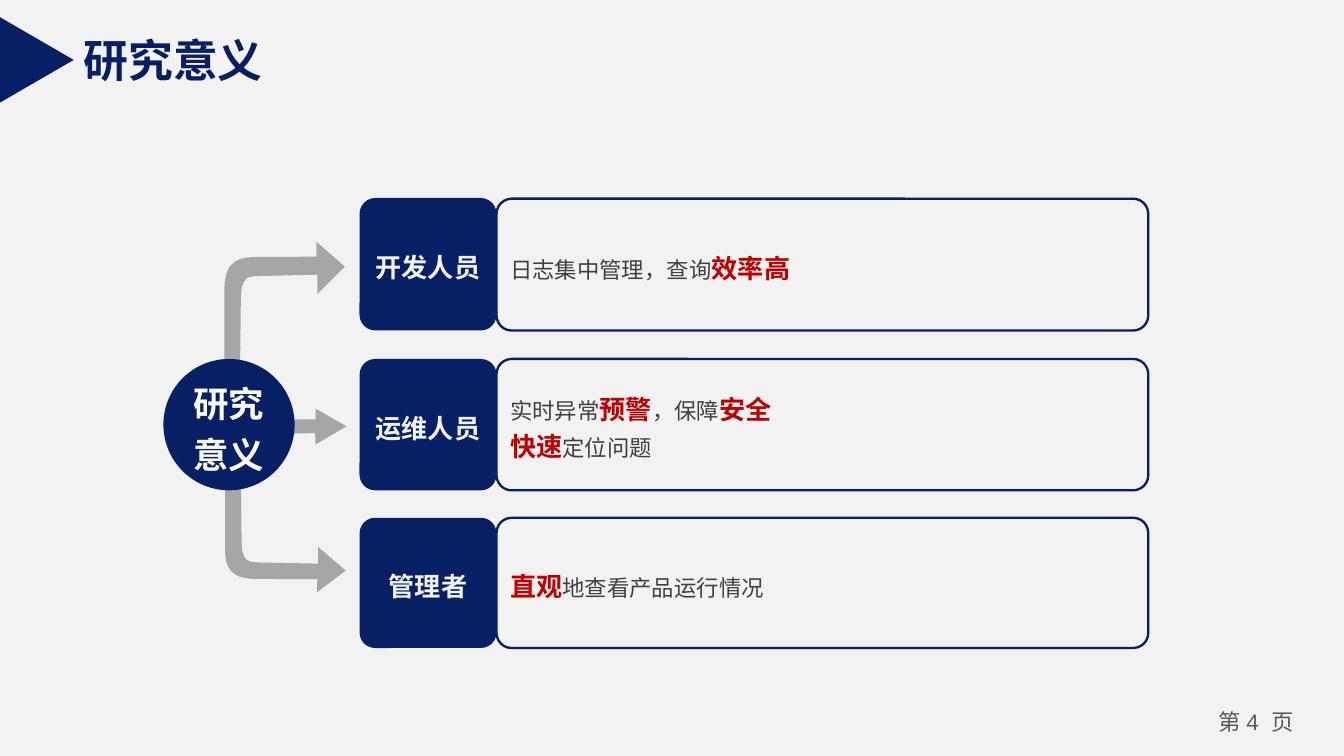
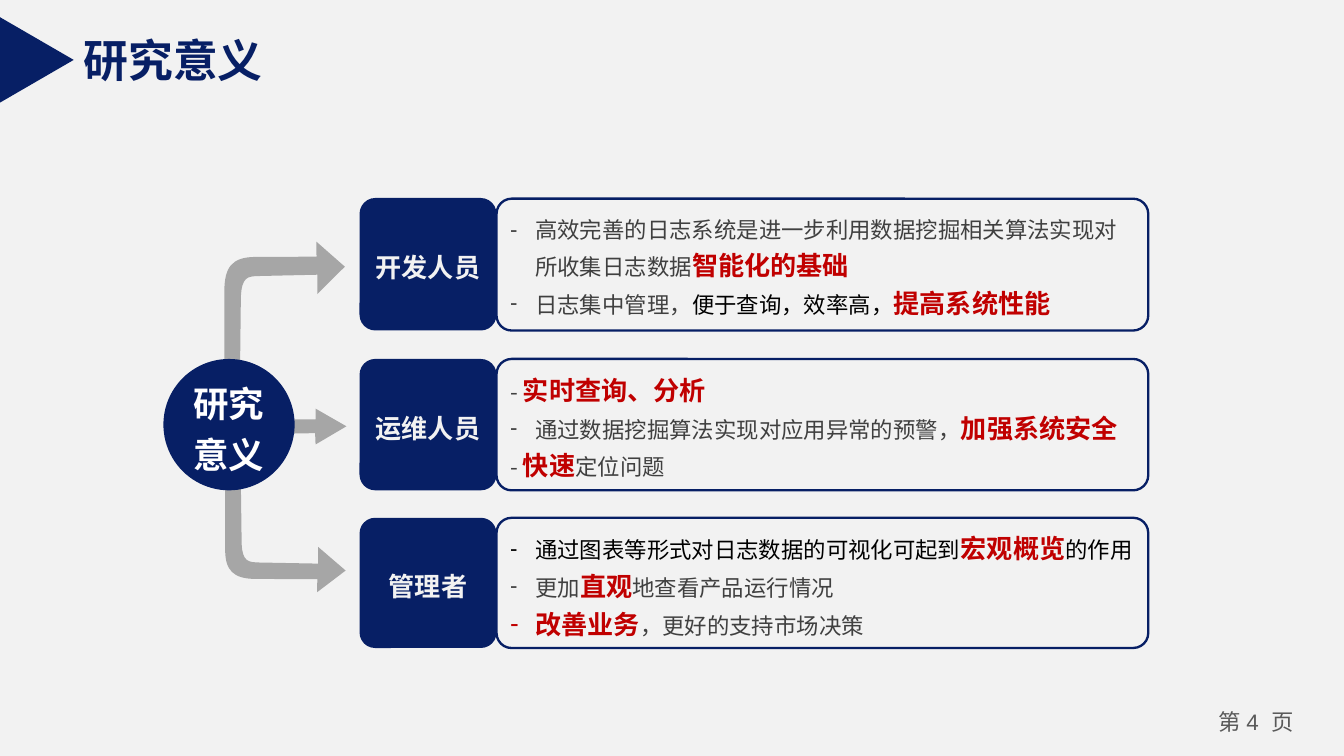
Before and after one commit to SmileWR/2019-, a slide deck: slide 4 of 开题答辩1118.pptx. Drawn at 1344x756 pixels with LibreOffice and Linux fonts; fonts in the diff are those of the drawing. Boxes give left, top, right and bottom in pixels: in the first picture for what was removed or moved away, otherwise in the second. Text is boxed around its words. In the diff, an @@ line names an element or a change of style, - is before the commit and + after.

```diff
--- a/开题答辩1118.pptx
+++ b/开题答辩1118.pptx
@@ text in rounded rectangle at [535, 219, 1117, 316]: text changed @@
-日志集中管理，查询效率高
+– 高效完善的日志系统是进一步利用数据挖掘相关算法实现对所收集日志数据智能化的基础
+– 日志集中管理，便于查询，效率高，提高系统性能
@@ text in rounded rectangle at [523, 377, 1118, 478]: text changed @@
-实时异常预警，保障安全
-快速定位问题
+- 实时查询、分析
+– 通过数据挖掘算法实现对应用异常的预警，加强系统安全
+- 快速定位问题
@@ text in rounded rectangle at [535, 535, 1133, 637]: text changed; text colour #404040 to #000000 @@
-直观地查看产品运行情况
+– 通过图表等形式对日志数据的可视化可起到宏观概览的作用
+– 更加直观地查看产品运行情况
+– 改善业务，更好的支持市场决策
```
Also in this commit, not shown: 5 other slides changed.
